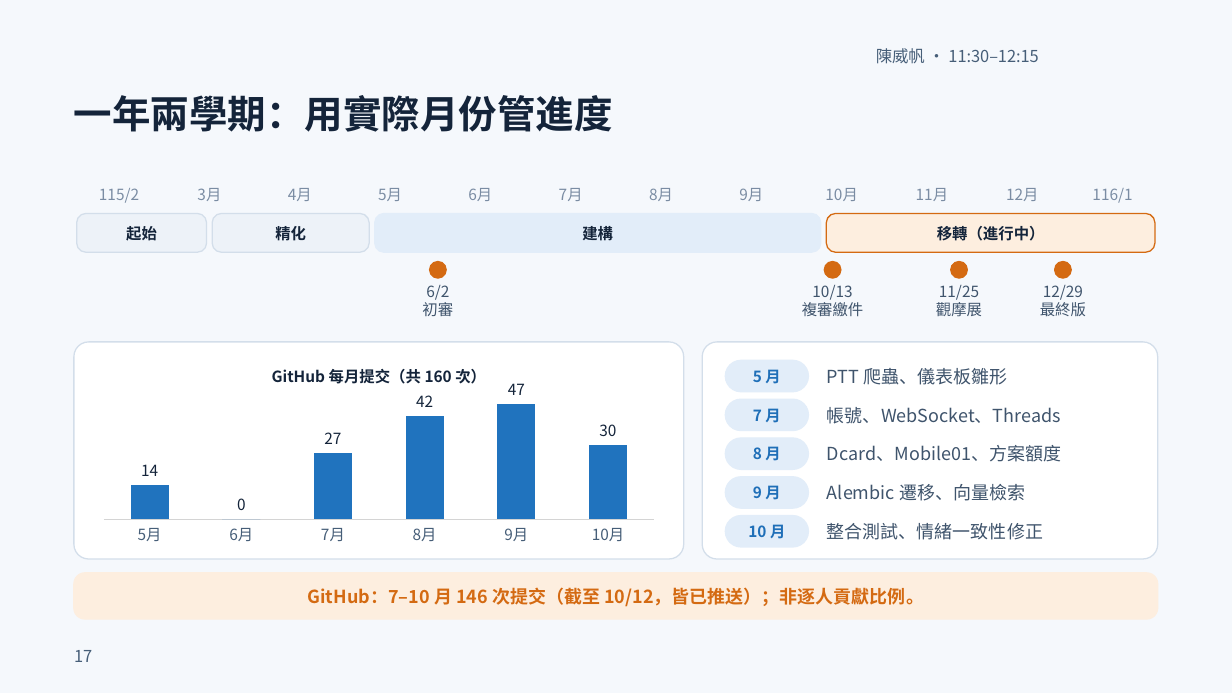
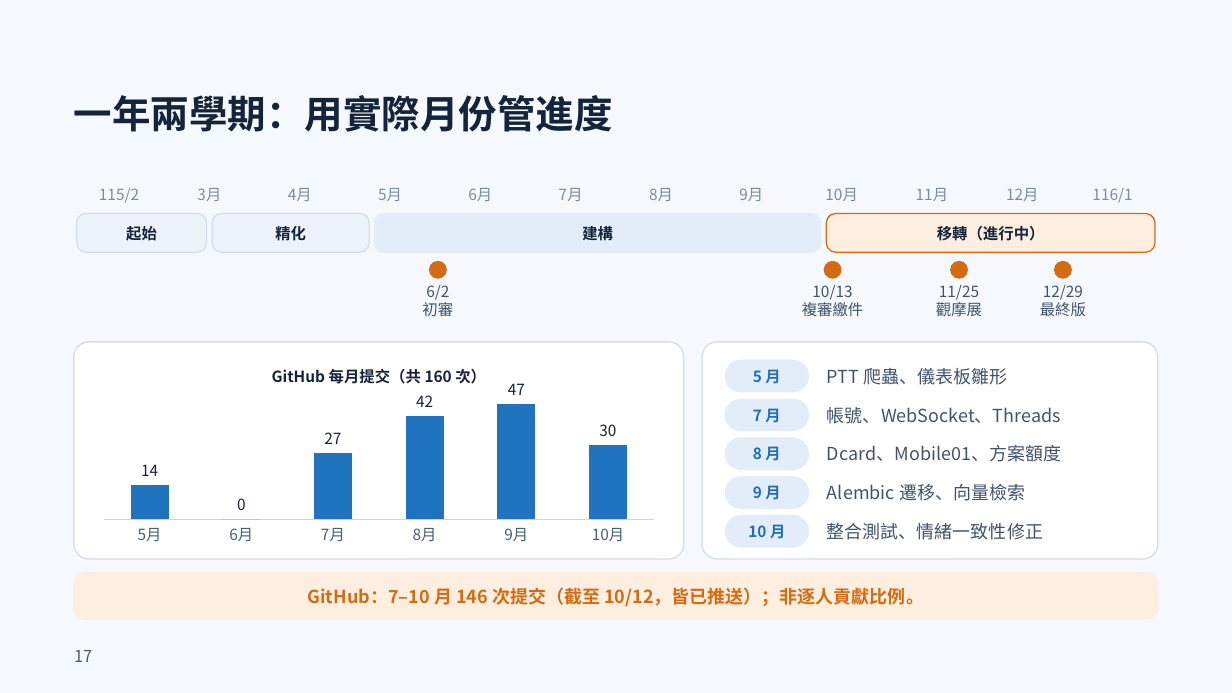
Before and after one commit to xujiaquan05/115405, a slide deck: slide 17 of output/ppt-review-20261011/final/MeBOD_複審簡報_第二輪修訂版.pptx. Drawn at 1232x693 pixels with LibreOffice and Linux fonts; fonts in the diff are those of the drawing. Boxes give left, top, right and bottom in pixels: in the first picture for what was removed or moved away, otherwise in the second. Text is boxed around its words. In the diff, an @@ line names an element or a change of style, - is before the commit and + after.

```diff
--- a/output/ppt-review-20261011/final/MeBOD_複審簡報_第二輪修訂版.pptx
+++ b/output/ppt-review-20261011/final/MeBOD_複審簡報_第二輪修訂版.pptx
@@ text removed at (x1=876, y1=48, x2=1038, y2=64) @@
-陳威帆 · 11:30–12:15
```
Also in this commit, not shown: 18 other slides changed, 4 other files.
